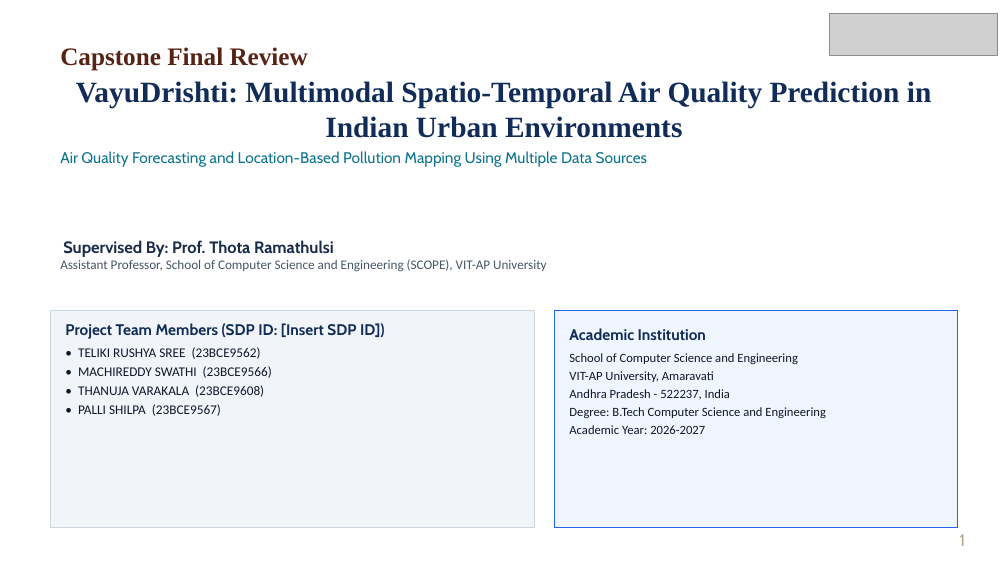
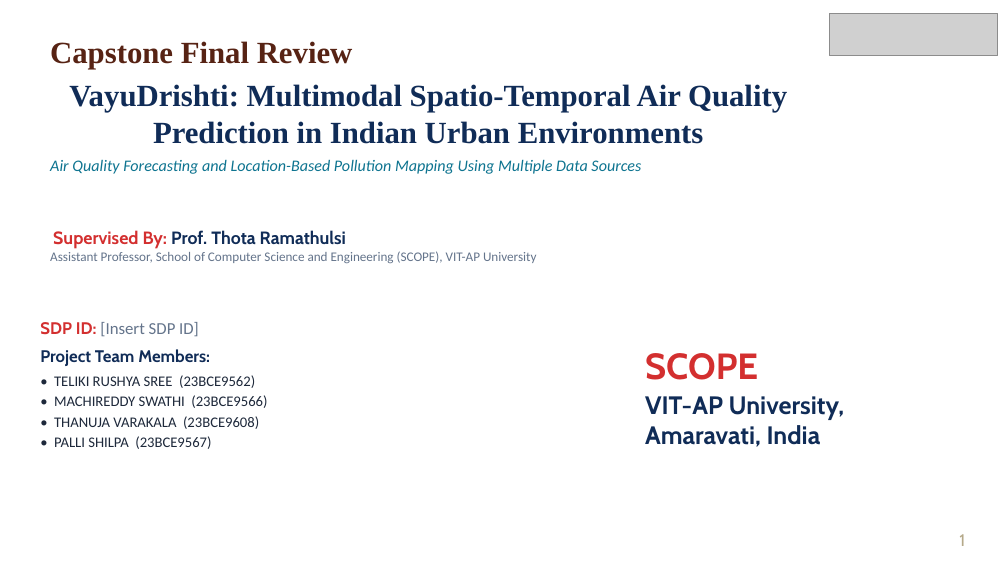
Before and after one commit to Rushyasree/Multimodal_airquality_prediction, a slide deck: slide 1 of docs/VayuDrishti_Final_Review_Simple_Language.pptx. Drawn at 1008x567 pixels with LibreOffice and Linux fonts; fonts in the diff are those of the drawing; grey boxes stand for pictures; background and template pictures are left out. Boxes give left, top, right and bottom in pixels: in the first picture for what was removed or moved away, otherwise in the second. Text is boxed around its words. In the diff, an @@ line names an element or a change of style, - is before the commit and + after.

Commit message:
Refactor presentation layout to executive university standard: eliminate amateur shapes, refine typography, align cards, and verify all 16 slides

```diff
--- a/docs/VayuDrishti_Final_Review_Simple_Language.pptx
+++ b/docs/VayuDrishti_Final_Review_Simple_Language.pptx
@@ text "Capstone Final Review" moved from (x1=60, y1=47, x2=931, y2=167) to (x1=50, y1=41, x2=787, y2=174) @@
@@ text "Capstone Final Review" at (x1=50, y1=41, x2=787, y2=174): size 18 to 22 pt in "Capstone Final Review"; size 21 to 22 pt in "VayuDrishti: Multimodal Spatio-Temporal Air Quality Predicti ..."; size 11 to 11.5 pt, font Cabin to Calibri, italic on in "Air Quality Forecasting and Location-Based Pollution Mapping ..."; more space between paragraphs @@
@@ text "Supervised By: Prof. Thota Ramathulsi" moved from (x1=60, y1=240, x2=547, y2=272) to (x1=50, y1=230, x2=537, y2=263) @@
@@ text "Supervised By: Prof. Thota Ramathulsi" at (x1=50, y1=230, x2=537, y2=263): size 11.8 to 12.7 pt in "Supervised By: Prof. Thota Ramathulsi"; text colour #182B49 to #D32F2F in "Supervised By:"; text colour #182B49 to #102C57 in "Prof. Thota Ramathulsi"; text colour #475569 to #64748B in "Assistant Professor, School of Computer Science and ..." @@
@@ text at (x1=40, y1=322, x2=210, y2=366): text changed; size 11 to 12 pt @@
-Project Team Members (SDP ID: [Insert SDP ID])
+SDP ID: [Insert SDP ID]
+Project Team Members:
@@ text "SDP ID: [Insert SDP ID]" moved from (x1=50, y1=310, x2=534, y2=527) to (x1=40, y1=322, x2=267, y2=449) @@
@@ text "SDP ID: [Insert SDP ID]" at (x1=40, y1=322, x2=267, y2=449): fill #F1F5F9 to none; outline #CBD5E1 0.75 pt to none @@
@@ text at (x1=645, y1=353, x2=844, y2=447): text changed; size 9 to 18 pt; font Calibri to Cabin; text colour #0F172A to #102C57; bold on @@
-Academic Institution
-School of Computer Science and Engineering
-VIT-AP University, Amaravati
-Andhra Pradesh - 522237, India
-Degree: B.Tech Computer Science and Engineering
-Academic Year: 2026-2027
+SCOPE
+VIT-AP University,
+Amaravati, India
@@ text "SCOPE" moved from (x1=554, y1=310, x2=958, y2=527) to (x1=645, y1=353, x2=844, y2=447) @@
@@ text "SCOPE" at (x1=645, y1=353, x2=844, y2=447): fill #EFF6FF to none; outline #2563EB 0.75 pt to none @@
@@ text at (x1=54, y1=375, x2=267, y2=449): size 9.5 to 10.5 pt, text colour #0F172A to #1E293B in "• TELIKI RUSHYA SREE (23BCE9562)", "• MACHIREDDY SWATHI (23BCE9566)", "• THANUJA VARAKALA (23BCE9608)", "• PALLI SHILPA (23BCE9567)" @@
```
Also in this commit, not shown: 15 other slides changed, 36 other files.
